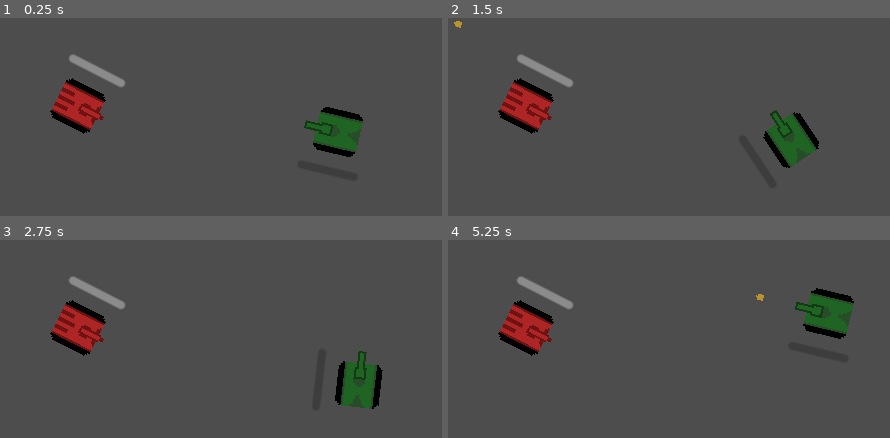
Above: before the commit, frames 1-4 (two rows, left to right).
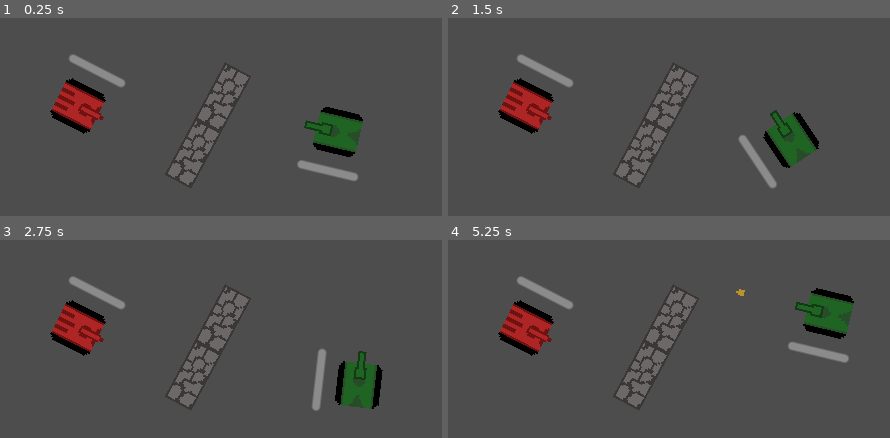
Above: after the commit, the same moments.

Repository: claramckinley/tanks
Game: Godot game, scene res://world/world.tscn
The game is run twice, just before and just after one commit, with the same random seed, the same clock (stepped at 60 frames per second) and the same inputs.
Inputs (mouse positions are in pixels of both pictures, inside the frame that each line leads up to):
- Up to frame 1 (0.25 s): no input
- Up to frame 2 (1.5 s): tap Enter at 0.5 s; move the mouse to (854, 180) at 0.52 s; hold Right (right) 0.53-1.28 s; tap Space (shoot) at 0.6, 1.35 s; move the mouse to (outside the picture) at 1.27 s; hold Down (down) from 1.28 s (still down)
- Up to frame 3 (2.75 s): move the mouse to (327, 340) at 2.02 s; release Down (down) at 2.03 s; hold Right (right) from 2.03 s (still down); tap Space (shoot) at 2.1 s
- Up to frame 4 (5.25 s): move the mouse to (outside the picture) at 2.77 s; release Right (right) at 2.78 s; hold Up (up) 2.78-3.53 s; tap Space (shoot) every 0.75 s from 2.85 to 5.1 s; move the mouse to (outside the picture) at 3.52 s; hold Left (left) 3.53-5.03 s; move the mouse to (518, 366) at 4.27 s; move the mouse to (744, 420) at 5.02 s; hold Down (down) from 5.03 s (still down)

The runs differ from the first frame. In frame 1, 3.2% of the frame differs, in the area x 38-81%, y 23-85%; in frame 2, 3.2%; in frame 3, 3.2%; in frame 4, 3.3%, in the area x 38-91%, y 23-85%.
Error after the commit: Parse Error: Expected indented block after "if" block. (res://obstacle/obstacle.gd:12)

Commit message:
fine tuning enemy

Diff:
--- a/bullet/enemy_bullet.tscn
+++ b/bullet/enemy_bullet.tscn
@@ -3,6 +3,6 @@
 [ext_resource type="PackedScene" uid="uid://2jvr05n4ewud" path="res://bullet/bullet.tscn" id="1_eimjq"]
 
 [node name="enemy_bullet" instance=ExtResource("1_eimjq")]
-collision_mask = 2
+collision_mask = 3
 speed = 750
 lifetime = 0.5
--- a/bullet/player_bullet.tscn
+++ b/bullet/player_bullet.tscn
@@ -14,7 +14,7 @@
 
 [node name="PlayerBullet" instance=ExtResource("1_khjyy")]
 rotation = -0.00132858
-collision_mask = 4
+collision_mask = 5
 script = SubResource("GDScript_l3trd")
 speed = 750
 lifetime = 0.5
--- /dev/null
+++ b/obstacle/obstacle.gd
@@ -0,0 +1,12 @@
+extends StaticBody2D
+
+@onready var sprite_2d = $Sprite2D
+
+# Called when the node enters the scene tree for the first time.
+func _ready():
+	randomize()
+	sprite_2d.frame = randi_range(0,2)
+
+
+func _on_area_2d_body_entered(body):
+	if body.is_in_group('player'):
--- /dev/null
+++ b/obstacle/obstacle.tscn
@@ -0,0 +1,38 @@
+[gd_scene load_steps=5 format=3 uid="uid://c1i6ec32x72ol"]
+
+[ext_resource type="Script" path="res://obstacle/obstacle.gd" id="1_mkiva"]
+[ext_resource type="Texture2D" uid="uid://lhwg1sii1nj" path="res://obstacle/wall1.png" id="1_mr8vp"]
+
+[sub_resource type="RectangleShape2D" id="RectangleShape2D_rwvyr"]
+size = Vector2(32.0427, 14.5126)
+
+[sub_resource type="CapsuleShape2D" id="CapsuleShape2D_l5qya"]
+radius = 5.99995
+height = 31.9997
+
+[node name="obstacle" type="StaticBody2D"]
+script = ExtResource("1_mkiva")
+
+[node name="CollisionShape2D" type="CollisionShape2D" parent="."]
+position = Vector2(0.0419059, -0.39433)
+rotation = 0.00863285
+shape = SubResource("RectangleShape2D_rwvyr")
+
+[node name="Sprite2D" type="Sprite2D" parent="."]
+texture = ExtResource("1_mr8vp")
+vframes = 2
+
+[node name="Area2D" type="Area2D" parent="." groups=["safe"]]
+position = Vector2(0, -14)
+
+[node name="CollisionShape2D" type="CollisionShape2D" parent="Area2D"]
+position = Vector2(0, -9.53674e-07)
+rotation = 1.56663
+shape = SubResource("CapsuleShape2D_l5qya")
+
+[node name="Area2D2" type="Area2D" parent="." groups=["safe"]]
+position = Vector2(0, 13)
+
+[node name="CollisionShape2D" type="CollisionShape2D" parent="Area2D2"]
+rotation = 1.56663
+shape = SubResource("CapsuleShape2D_l5qya")
--- a/tank/enemy.gd
+++ b/tank/enemy.gd
@@ -2,48 +2,93 @@
 
 var player_pos = Vector2.ZERO
 var known_pos = null
-var target
+var found_player = false
+var missed_player = true
+
+enum State {
+	CHASE,
+	WANDER,
+	RUN
+}
+
+@onready var wander_timer = $WanderTimer
+
+var enemy_state = State.WANDER
 
 func control(delta):
-	if known_pos != null:
-		update_current_target(delta)
+	match enemy_state:
+		State.CHASE:
+			chase(delta)
+			focus_on_target()
+		State.WANDER:
+			pass
+#			wander(delta)
+		State.RUN:
+			run(delta)
+
 
 func _on_detect_radius_body_entered(body):
 	if body.is_in_group('player'):
-		known_pos = player_pos
+		found_player = true
 
 func _on_detect_radius_body_exited(_body):
-	target = null
 	known_pos = null
+	enemy_state = State.CHASE
 
-func update_current_target(delta):
+func update_current_target(_delta):
 	var target_node: Node
 	if $RayCast2D.is_colliding():
 		var item = $RayCast2D.get_collider()
 		if item.is_in_group('player'):
 			if clear_shot(item):
 				target_node = item
-				follow(delta)
+#				follow(delta)
 			else:
 				target_node = null
 		else:
 			target_node = null
 	else:
 		target_node = null
-	target = target_node
+#	target = target_node
 
 func clear_shot(target: Node):
 	var space_state = get_world_2d().direct_space_state
 	var result = space_state.intersect_ray(PhysicsRayQueryParameters2D.create(global_position, target.global_position))
 	return result.collider == target
 
-func follow(_delta):
-	look_at(player_pos)
-	bullet = preload("res://bullet/enemy_bullet.tscn")
-	if player_pos != null:
-		check_shoot()
-
-func search(delta):
+func chase(delta):
 	velocity = Vector2.ZERO
 	var scaled_player_pos = player_pos * delta
 	velocity += scaled_player_pos.rotated(rotation)
+
+func run(delta):
+	velocity = Vector2.ZERO
+	var scaled_player_pos = player_pos * delta
+	velocity += scaled_player_pos.rotated(-1 * rotation)
+
+func wander(delta):
+	wander_timer.wait_time = randi_range(1,4)
+	wander_timer.start()
+	velocity = Vector2.ZERO
+	var scaled_player_pos = player_pos * delta
+	velocity += scaled_player_pos.rotated(-1 * rotation)
+
+func take_damage(damage):
+	if health_bar.value - damage < 0:
+		queue_free()
+	else:
+		health_bar.value = health_bar.value - damage
+	enemy_state = State.RUN
+
+func focus_on_target():
+	known_pos = player_pos
+	look_at(known_pos)
+	bullet = preload("res://bullet/enemy_bullet.tscn")
+	check_shoot()
+
+func _on_player_player_hit():
+	missed_player = false
+
+
+func _on_wander_timer_timeout():
+	pass # Replace with function body.
--- a/tank/enemy.tscn
+++ b/tank/enemy.tscn
@@ -7,10 +7,14 @@
 [sub_resource type="CircleShape2D" id="CircleShape2D_qbb4x"]
 radius = 145.003
 
+[sub_resource type="CircleShape2D" id="CircleShape2D_qrrgh"]
+radius = 75.0
+
 [node name="enemy" instance=ExtResource("1_xo1ef")]
 collision_layer = 4
 collision_mask = 3
 script = ExtResource("2_1u2i2")
+gun_cooldown = 3
 health = 10
 bullet = ExtResource("3_1ml85")
 
@@ -32,5 +36,13 @@
 [node name="RayCast2D" parent="." index="5"]
 collision_mask = 3
 
+[node name="WanderTimer" type="Timer" parent="." index="7"]
+
+[node name="WanderRadius" type="Area2D" parent="." index="8"]
+
+[node name="CollisionShape2D" type="CollisionShape2D" parent="WanderRadius" index="0"]
+shape = SubResource("CircleShape2D_qrrgh")
+
 [connection signal="body_entered" from="DetectRadius" to="." method="_on_detect_radius_body_entered"]
 [connection signal="body_exited" from="DetectRadius" to="." method="_on_detect_radius_body_exited"]
+[connection signal="timeout" from="WanderTimer" to="." method="_on_wander_timer_timeout"]
--- a/tank/player.gd
+++ b/tank/player.gd
@@ -1,7 +1,6 @@
 extends "res://tank/tank.gd"
 
-func _ready():
-	$GunTimer.wait_time = gun_cooldown
+signal player_hit
 
 func control(delta):
 	var rot_dir = 0
@@ -29,3 +28,10 @@
 
 func _on_gun_timer_timeout():
 	can_shoot = true
+
+func take_damage(damage):
+	if health_bar.value - damage < 0:
+		queue_free()
+	else:
+		health_bar.value = health_bar.value - damage
+	emit_signal('player_hit')
--- a/tank/tank.gd
+++ b/tank/tank.gd
@@ -16,6 +16,7 @@
 var alive = true
 
 func _ready():
+	$GunTimer.wait_time = gun_cooldown
 	health_bar.max_value = health
 	health_bar.value = health
 
@@ -23,6 +24,9 @@
 	pass
 
 func control_cannon(delta):
+	pass
+
+func take_damage(damage):
 	pass
 
 func _physics_process(delta):
@@ -37,15 +41,8 @@
 		can_shoot = false
 		$GunTimer.start()
 		var dir = Vector2(1,0).rotated($cannon.global_rotation + deg_to_rad(-90))
-		print(dir)
 		emit_signal('shoot', bullet, $cannon/muzzle.global_position, dir)
 
 
 func _on_gun_timer_timeout():
 	can_shoot = true
-
-func take_damage(damage):
-	if health_bar.value - damage < 0:
-		queue_free()
-	else:
-		health_bar.value = health_bar.value - damage
--- a/tank/tank.tscn
+++ b/tank/tank.tscn
@@ -26,6 +26,7 @@
 frame = 2
 
 [node name="muzzle" type="Marker2D" parent="cannon"]
+position = Vector2(-0.00981041, -10)
 
 [node name="GunTimer" type="Timer" parent="."]
 
--- a/world/world.gd
+++ b/world/world.gd
@@ -4,7 +4,7 @@
 @onready var enemy = $enemy
 
 func _physics_process(delta):
-	if player != null:
+	if player != null and enemy != null:
 		enemy.player_pos = player.global_position
 
 func _on_tank_shoot(bullet, pos, dir):
--- a/world/world.tscn
+++ b/world/world.tscn
@@ -4,9 +4,7 @@
 [ext_resource type="PackedScene" uid="uid://bnwgfp24ls5u6" path="res://tank/player.tscn" id="1_v3pbi"]
 [ext_resource type="PackedScene" uid="uid://dahns6rnppddm" path="res://tank/enemy.tscn" id="3_drflb"]
 [ext_resource type="PackedScene" uid="uid://b12clxq6orfig" path="res://bullet/player_bullet.tscn" id="4_npedp"]
-
-[sub_resource type="RectangleShape2D" id="RectangleShape2D_7mn0p"]
-size = Vector2(51.8109, 16.708)
+[ext_resource type="PackedScene" uid="uid://c1i6ec32x72ol" path="res://obstacle/obstacle.tscn" id="5_g0eo6"]
 
 [node name="world" type="Node2D"]
 script = ExtResource("1_qqrxy")
@@ -20,14 +18,14 @@
 rotation = 0.472372
 bullet = ExtResource("4_npedp")
 
-[node name="StaticBody2D" type="StaticBody2D" parent="."]
-position = Vector2(147, 47)
-rotation = -1.09934
+[node name="obstacle" parent="." instance=ExtResource("5_g0eo6")]
+position = Vector2(140, 40)
+rotation = -1.07736
 
-[node name="CollisionShape2D" type="CollisionShape2D" parent="StaticBody2D"]
-position = Vector2(8.50345, 1.71947)
-rotation = 0.00863285
-shape = SubResource("RectangleShape2D_7mn0p")
+[node name="obstacle2" parent="." instance=ExtResource("5_g0eo6")]
+position = Vector2(125, 68)
+rotation = -1.07736
 
+[connection signal="player_hit" from="player" to="enemy" method="_on_player_player_hit"]
 [connection signal="shoot" from="player" to="." method="_on_tank_shoot"]
 [connection signal="shoot" from="enemy" to="." method="_on_tank_shoot"]
Binary file added: obstacle/wall1.png
Not shown, added: obstacle/wall1.png.import
Not shown: 1 places in tank/enemy.tscn that only renumber resources
